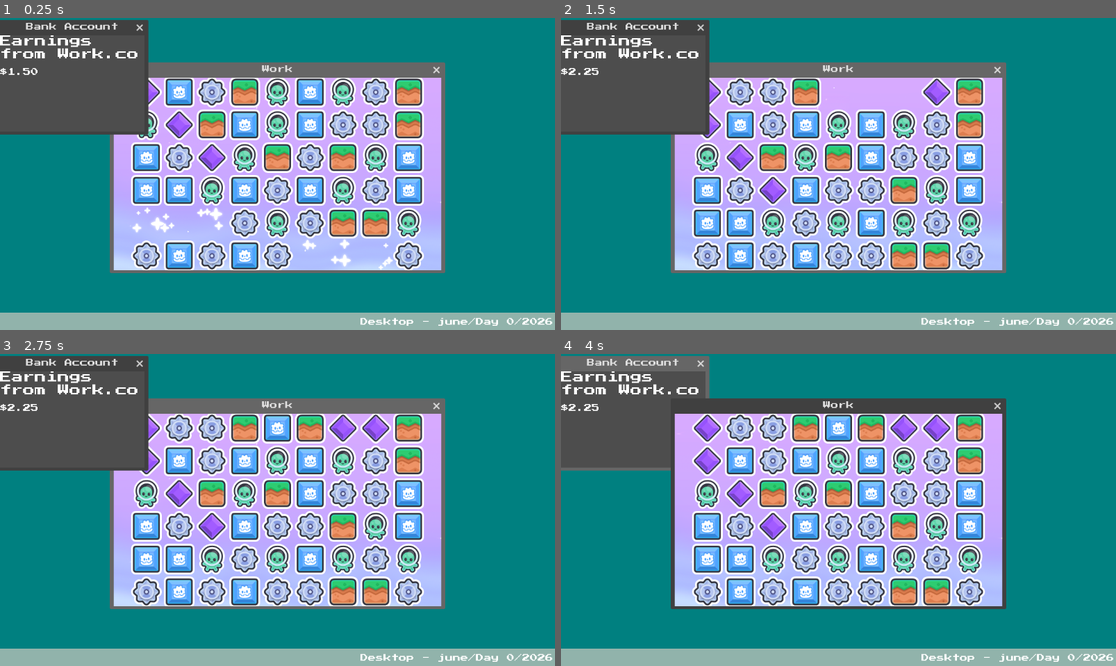
Above: before the commit, frames 1-4 (two rows, left to right).
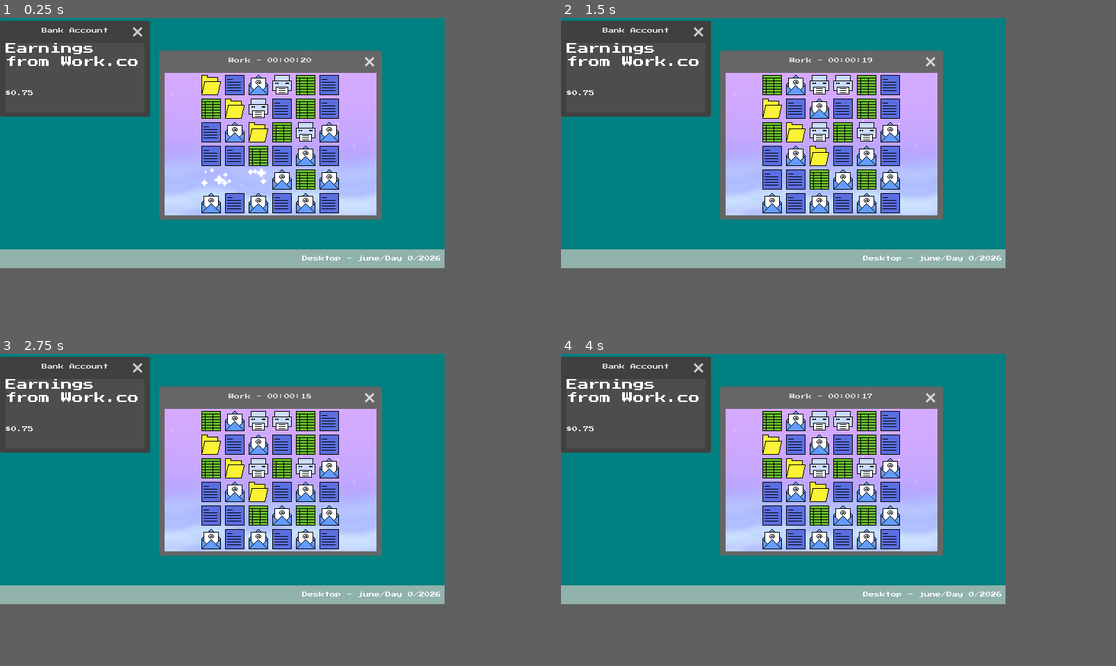
Above: after the commit, the same moments.

Repository: mag10000/2026-pirate-software-game-jam
Game: Godot game, scene res://pc.tscn
Two runs of this game, one before a commit and one after it. Both use one fixed random seed, a clock stepped at 60 frames per second and the inputs below. Before the commit the project has no main scene; this scene is started directly in both runs.
Inputs (mouse positions are in pixels of both pictures, inside the frame that each line leads up to):
- Up to frame 1 (0.25 s): no input
- Up to frame 2 (1.5 s): click (705, 127) at 0.52 s; click (705, 124) at 1.27 s
- Up to frame 3 (2.75 s): click (144, 460) at 2.02 s
- Up to frame 4 (4 s): tap Enter at 2.75 s; drag from (705, 460) to (705, 559) at 2.77 s; tap Space at 3.5 s; drag from (705, 494) to (705, 591) at 3.52 s
The window is 799x449 before the commit and 640x360 after it. Grey fills any space a smaller window leaves; there, only what the larger window draws over its background counts as a difference.

The runs differ from the first frame. In frame 1, 47% of the frame differs, in the area x 0-100%, y 0-100%; in frame 2, 46%; in frame 3, 47%; in frame 4, 50%.

Commit message:
made core game loop

Diff:
--- /dev/null
+++ b/global.gd
@@ -0,0 +1,11 @@
+extends Node
+
+var current_time_id = 0
+
+var current_time_started = false
+
+var times = [20,15,10,30,25,5]
+
+var phase = 0
+
+var debt = 1000
--- /dev/null
+++ b/main_menu.gd
@@ -0,0 +1,5 @@
+extends Control
+
+
+func _on_button_pressed():
+	get_tree().change_scene_to_file("res://pc.tscn")
--- /dev/null
+++ b/main_menu.tscn
@@ -0,0 +1,31 @@
+[gd_scene format=3 uid="uid://ct7oupp4g0ts7"]
+
+[ext_resource type="FontFile" uid="uid://b2gtqd3q64ntc" path="res://PressStart2P-Regular.ttf" id="1_06t4h"]
+[ext_resource type="Script" uid="uid://cfd4jbvwt1fda" path="res://main_menu.gd" id="1_7vrkn"]
+
+[node name="Main menu" type="Control" unique_id=631415015]
+layout_mode = 3
+anchors_preset = 15
+anchor_right = 1.0
+anchor_bottom = 1.0
+grow_horizontal = 2
+grow_vertical = 2
+script = ExtResource("1_7vrkn")
+
+[node name="Button" type="Button" parent="." unique_id=794527364]
+layout_mode = 1
+anchors_preset = 8
+anchor_left = 0.5
+anchor_top = 0.5
+anchor_right = 0.5
+anchor_bottom = 0.5
+offset_left = -4.0
+offset_top = -4.0
+offset_right = 4.0
+offset_bottom = 4.0
+grow_horizontal = 2
+grow_vertical = 2
+theme_override_fonts/font = ExtResource("1_06t4h")
+text = "Start"
+
+[connection signal="pressed" from="Button" to="." method="_on_button_pressed"]
--- a/match 3/scenes/main.tscn
+++ b/match 3/scenes/main.tscn
@@ -3,12 +3,12 @@
 [ext_resource type="Script" uid="uid://bs7j0wtyby7nv" path="res://match 3/scripts/main.gd" id="1_ig7tw"]
 [ext_resource type="PackedScene" uid="uid://bqn0mkisu2aba" path="res://match 3/scenes/tile.tscn" id="2_0xm2m"]
 [ext_resource type="PackedScene" uid="uid://d1i8o2nh1b3a" path="res://match 3/scenes/sparkles.tscn" id="3_kek77"]
-[ext_resource type="Texture2D" uid="uid://2d4u3m6gcbdy" path="res://match 3/sprites/tiles/tile-godot.png" id="3_lquwl"]
-[ext_resource type="Texture2D" uid="uid://bq4g2gd7da3df" path="res://match 3/sprites/tiles/tile-spikes.png" id="4_7mycd"]
-[ext_resource type="Texture2D" uid="uid://bpmympuobpc5m" path="res://match 3/sprites/tiles/tile-gem.png" id="5_272bh"]
-[ext_resource type="Texture2D" uid="uid://df3gu8bu3jpop" path="res://match 3/sprites/tiles/tile-grass.png" id="6_272bh"]
-[ext_resource type="Texture2D" uid="uid://bd2a1b0sxat0b" path="res://match 3/sprites/tiles/tile-kenney.png" id="7_5vw27"]
+[ext_resource type="Texture2D" uid="uid://cu61cbk68hsnt" path="res://art/Document_Icon.png" id="4_l3cu5"]
+[ext_resource type="Texture2D" uid="uid://cy2bmabiv4453" path="res://art/Email_Icon.png" id="5_10jc3"]
+[ext_resource type="Texture2D" uid="uid://v8ocsjth53he" path="res://art/Folder_Icon.png" id="6_n4ug4"]
+[ext_resource type="Texture2D" uid="uid://b5xwmugjgdk1o" path="res://art/Printer_Icon.png" id="7_pq6s4"]
 [ext_resource type="Texture2D" uid="uid://mpsuadf8lyxi" path="res://match 3/sprites/backgrounds/background.png" id="8_5vw27"]
+[ext_resource type="Texture2D" uid="uid://ref71l2dhbw1" path="res://art/Spreadsheet_Icon.png" id="8_6ixp2"]
 [ext_resource type="Texture2D" uid="uid://c26xoi1o70ttr" path="res://match 3/sprites/cursors/cursor-hand-open.png" id="9_4c57u"]
 [ext_resource type="Texture2D" uid="uid://eailhed83ju8" path="res://match 3/sprites/cursors/cursor-hand-closed.png" id="10_efxa6"]
 
@@ -17,13 +17,15 @@
 height = 6
 tile_scene = ExtResource("2_0xm2m")
 sparkles_scene = ExtResource("3_kek77")
-textures = Array[Texture2D]([ExtResource("3_lquwl"), ExtResource("4_7mycd"), ExtResource("5_272bh"), ExtResource("6_272bh"), ExtResource("7_5vw27")])
+textures = Array[Texture2D]([ExtResource("4_l3cu5"), ExtResource("5_10jc3"), ExtResource("6_n4ug4"), ExtResource("7_pq6s4"), ExtResource("8_6ixp2")])
 open_hand_cursor = ExtResource("9_4c57u")
 closed_hand_cursor = ExtResource("10_efxa6")
 
 [node name="Background" type="TextureRect" parent="." unique_id=958130344]
-offset_right = 1280.0
-offset_bottom = 720.0
+offset_left = -285.0
+offset_top = -151.0
+offset_right = 995.0
+offset_bottom = 569.0
 size_flags_horizontal = 3
 size_flags_vertical = 3
 texture = ExtResource("8_5vw27")
--- a/match 3/scripts/main.gd
+++ b/match 3/scripts/main.gd
@@ -119,8 +119,8 @@
 	if find_matches().size() > 0:
 		process_board_state()
 	else:
-		swap_pieces(pos_a, pos_b)
-		Audio.play("res://sounds/tile-swap.ogg", false, 2, 0.3)
+		#swap_pieces(pos_a, pos_b)
+		#Audio.play("res://sounds/tile-swap.ogg", false, 2, 0.3)
 		await get_tree().create_timer(0.3).timeout
 		is_swapping = false
 
--- a/pc.gd
+++ b/pc.gd
@@ -1,9 +1,63 @@
 extends Control
 
 var money = 0.00
+
+var time = 0
 
 func _process(delta):
 	if ("$" + str(money)).length() == 4:
 		$"bank account window/Money Display".text = "$" + str(money) + "0"
 	else:
 		$"bank account window/Money Display".text = "$" + str(money)
+
+	if not Global.current_time_started && Global.phase == 0:
+		Global.current_time_started = true
+		time = Global.times[Global.current_time_id]
+		$"work timer".start()
+	if Global.current_time_started && Global.phase == 0:
+		if time == 0:
+			$"work timer".stop()
+			Global.current_time_started = false
+			if Global.times.size() - 1 == Global.current_time_id:
+				Global.current_time_id = 0
+			Global.current_time_id += 1
+			Global.phase = 1
+			$"work window".title = "Work - Time Up!"
+			await get_tree().create_timer(0.5).timeout
+			$"work window".hide()
+		else:
+			$"work window".title = "Work - " + seconds2hhmmss(time)
+	if Global.phase == 1:
+		$"payoff debt/Money Display".text = "$" + str(Global.debt)
+		$"payoff debt".show()
+
+
+
+func seconds2hhmmss(total_seconds: float) -> String:
+	#total_seconds = 12345
+	var seconds:float = fmod(total_seconds , 60.0)
+	var minutes:int   =  int(total_seconds / 60.0) % 60
+	var hours:  int   =  int(total_seconds / 3600.0)
+	var hhmmss_string:String = "%02d:%02d:%05.2f" % [hours, minutes, seconds]
+	return hhmmss_string.replace(".00","")
+
+
+func _on_work_timer_timeout():
+	time -= 1
+
+
+func _on_deposit_pressed():
+	if $"bank account deposit window".visible == true:
+		return
+	else:
+		$"bank account deposit window".show()
+		$"bank account deposit window/SpinBox".max_value = money
+
+
+func _on_deposit_from_bank_pressed():
+	money -= $"bank account deposit window/SpinBox".value
+	Global.debt -= $"bank account deposit window/SpinBox".value
+	$"bank account deposit window".hide()
+	$"payoff debt".hide()
+	$"work window".show()
+	Global.phase = 0
--- a/pc.tscn
+++ b/pc.tscn
@@ -4,6 +4,10 @@
 [ext_resource type="FontFile" uid="uid://b2gtqd3q64ntc" path="res://PressStart2P-Regular.ttf" id="1_ukbfy"]
 [ext_resource type="PackedScene" uid="uid://b8cjd5xlk3m1p" path="res://match 3/scenes/main.tscn" id="2_crfiw"]
 [ext_resource type="AudioStream" uid="uid://k2ydfhxyfqx7" path="res://match 3/sounds/tile-land.ogg" id="4_s818i"]
+
+[sub_resource type="Theme" id="Theme_s818i"]
+default_font = ExtResource("1_ukbfy")
+default_font_size = 8
 
 [node name="PC" type="Control" unique_id=354160987]
 layout_mode = 3
@@ -38,7 +42,7 @@
 anchor_top = 1.0
 anchor_right = 1.0
 anchor_bottom = 1.0
-offset_top = -36.0
+offset_top = -27.0
 grow_horizontal = 2
 grow_vertical = 0
 color = Color(0.69803923, 0.74509805, 0.70980394, 0.8156863)
@@ -46,35 +50,71 @@
 [node name="Label" type="Label" parent="taskbar" unique_id=1737939297]
 z_index = 17
 layout_mode = 0
-offset_left = 748.0
-offset_top = -25.0
-offset_right = 1148.0
-offset_bottom = -9.0
+offset_left = 435.0
+offset_top = -18.0
+offset_right = 635.0
+offset_bottom = -10.0
 theme_override_fonts/font = ExtResource("1_ukbfy")
+theme_override_font_sizes/font_size = 8
 text = "Desktop - june/Day 0/2026"
 
 [node name="work window" type="Window" parent="." unique_id=855356230]
 oversampling_override = 1.0
 title = "Work"
-initial_position = 1
-size = Vector2i(680, 400)
+position = Vector2i(237, 79)
+size = Vector2i(305, 205)
 theme_override_fonts/title_font = ExtResource("1_ukbfy")
+theme_override_font_sizes/title_font_size = 8
 
 [node name="Main" parent="work window" unique_id=1469547217 instance=ExtResource("2_crfiw")]
-width = 9
+position = Vector2(76, 51)
+scale = Vector2(0.5, 0.5)
+width = 6
+
+[node name="payoff debt" type="Window" parent="." unique_id=1293480819]
+oversampling_override = 1.0
+title = "Evil Bank Co."
+position = Vector2i(237, 79)
+size = Vector2i(305, 205)
+visible = false
+theme_override_fonts/title_font = ExtResource("1_ukbfy")
+theme_override_font_sizes/title_font_size = 8
+
+[node name="Title" type="Label" parent="payoff debt" unique_id=1569370253]
+offset_right = 320.0
+offset_bottom = 35.0
+theme_override_fonts/font = ExtResource("1_ukbfy")
+text = "Debt From Evil Bank
+co:"
+
+[node name="Money Display" type="Label" parent="payoff debt" unique_id=1732211675]
+offset_top = 45.0
+offset_right = 40.0
+offset_bottom = 68.0
+theme_override_fonts/font = ExtResource("1_ukbfy")
+text = "$1000.00"
+
+[node name="deposit" type="Button" parent="payoff debt" unique_id=899346379]
+offset_left = 1.0
+offset_top = 73.0
+offset_right = 125.0
+offset_bottom = 104.0
+theme_override_fonts/font = ExtResource("1_ukbfy")
+text = "Deposit Money"
 
 [node name="bank account window" type="Window" parent="." unique_id=1736246488]
 oversampling_override = 1.0
 title = "Bank Account"
-position = Vector2i(0, 36)
-size = Vector2i(300, 200)
+position = Vector2i(8, 36)
+size = Vector2i(200, 100)
 theme_override_fonts/title_font = ExtResource("1_ukbfy")
+theme_override_font_sizes/title_font_size = 8
 
 [node name="Title" type="Label" parent="bank account window" unique_id=426150714]
 offset_right = 336.0
 offset_bottom = 51.0
 theme_override_fonts/font = ExtResource("1_ukbfy")
-theme_override_font_sizes/font_size = 24
+theme_override_font_sizes/font_size = 16
 text = "Earnings
 from Work.co"
 
@@ -83,7 +123,48 @@
 offset_right = 80.0
 offset_bottom = 91.0
 theme_override_fonts/font = ExtResource("1_ukbfy")
+theme_override_font_sizes/font_size = 8
 text = "$0.00"
+
+[node name="bank account deposit window" type="Window" parent="." unique_id=1490386632]
+oversampling_override = 1.0
+title = "Bank Account"
+position = Vector2i(8, 36)
+size = Vector2i(200, 100)
+visible = false
+theme_override_fonts/title_font = ExtResource("1_ukbfy")
+theme_override_font_sizes/title_font_size = 8
+
+[node name="Title" type="Label" parent="bank account deposit window" unique_id=1891841739]
+offset_right = 208.0
+offset_bottom = 51.0
+theme_override_fonts/font = ExtResource("1_ukbfy")
+theme_override_font_sizes/font_size = 16
+text = "Deposit to
+evil bank co:"
+
+[node name="SpinBox" type="SpinBox" parent="bank account deposit window" unique_id=852842241]
+offset_top = 38.0
+offset_right = 197.0
+offset_bottom = 69.0
+theme = SubResource("Theme_s818i")
+max_value = 99999999999999.0
+prefix = "$"
+suffix = "deposit"
+
+[node name="deposit_from_bank" type="Button" parent="bank account deposit window" unique_id=1587769006]
+offset_left = 45.0
+offset_top = 71.0
+offset_right = 149.0
+offset_bottom = 95.0
+theme_override_fonts/font = ExtResource("1_ukbfy")
+text = "Confirm"
 
 [node name="AudioStreamPlayer" type="AudioStreamPlayer" parent="." unique_id=448535725]
 stream = ExtResource("4_s818i")
+
+[node name="work timer" type="Timer" parent="." unique_id=1132678509]
+
+[connection signal="pressed" from="payoff debt/deposit" to="." method="_on_deposit_pressed"]
+[connection signal="pressed" from="bank account deposit window/deposit_from_bank" to="." method="_on_deposit_from_bank_pressed"]
+[connection signal="timeout" from="work timer" to="." method="_on_work_timer_timeout"]
--- a/project.godot
+++ b/project.godot
@@ -11,12 +11,22 @@
 [application]
 
 config/name="Pirate Software 2026"
+run/main_scene="uid://ct7oupp4g0ts7"
 config/features=PackedStringArray("4.6", "Forward Plus")
 config/icon="res://icon.svg"
 
 [autoload]
 
 Audio="*uid://dnjrgvu2rssgg"
+Global="*uid://djvkm7iuxwkui"
+
+[display]
+
+window/size/viewport_width=640
+window/size/viewport_height=360
+window/size/mode=4
+window/stretch/mode="viewport"
+window/stretch/scale_mode="integer"
 
 [physics]
 
Binary file added: art/Document_Icon.png
Not shown, added: art/Document_Icon.png.import
Binary file added: art/Email_Icon.png
Not shown, added: art/Email_Icon.png.import
Binary file added: art/Folder_Icon.png
Not shown, added: art/Folder_Icon.png.import
Binary file added: art/Printer_Icon.png
Not shown, added: art/Printer_Icon.png.import
Binary file added: art/Spreadsheet_Icon.png
Not shown, added: art/Spreadsheet_Icon.png.import
Not shown, added: export_presets.cfg
Not shown, added: global.gd.uid
(and 1 more such lines)
